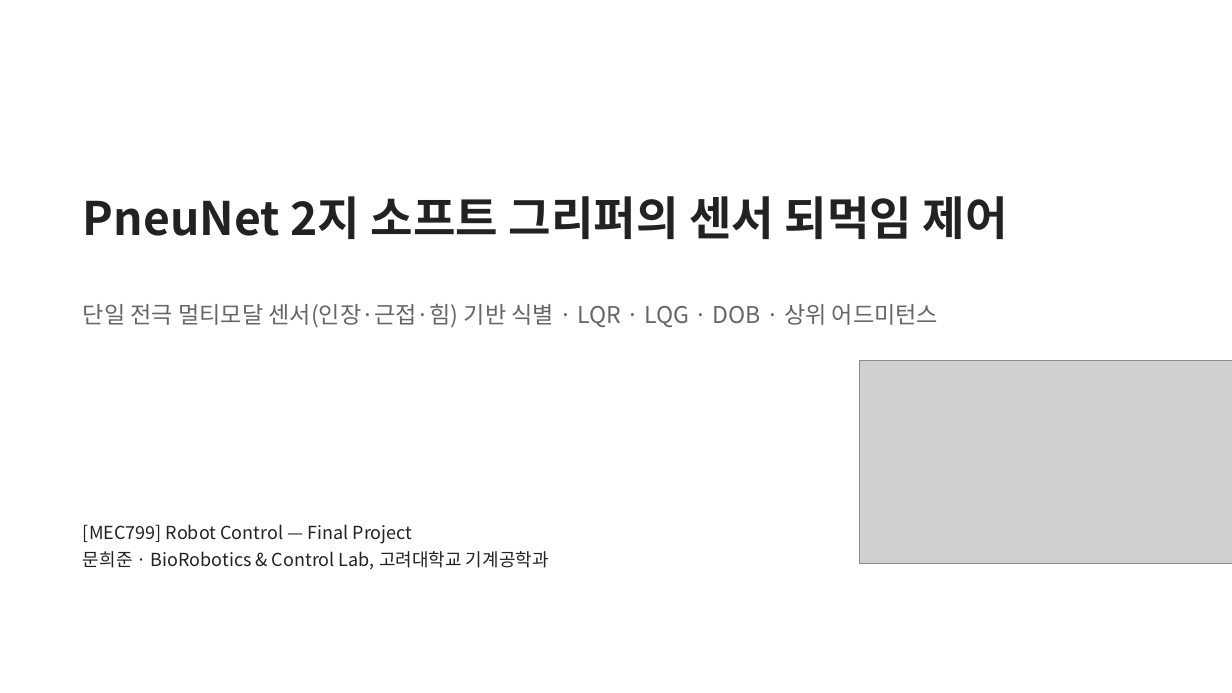
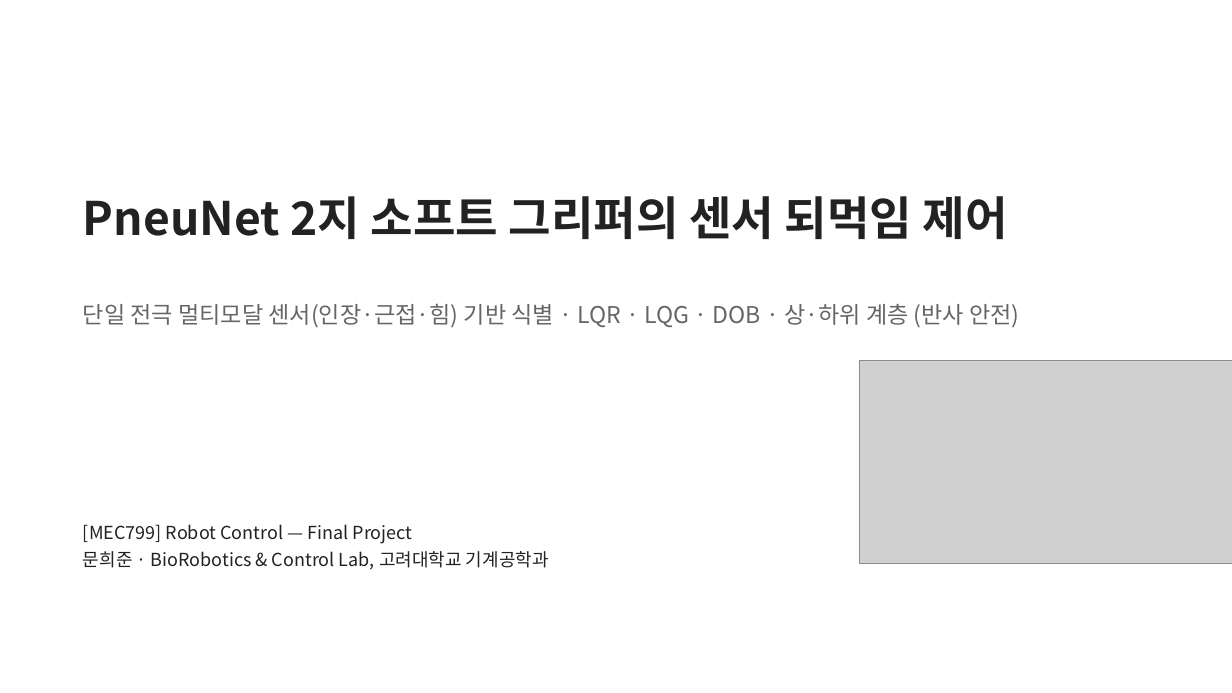
Before and after one commit to HeejunMoon53/MultimodalSensor, a slide deck: slide 1 of Hardware/로봇제어프로젝트/MEC799_Project_PneuNet.pptx. Drawn at 1232x693 pixels with LibreOffice and Linux fonts; fonts in the diff are those of the drawing; grey boxes stand for pictures. Boxes give left, top, right and bottom in pixels: in the first picture for what was removed or moved away, otherwise in the second. Text is boxed around its words. In the diff, an @@ line names an element or a change of style, - is before the commit and + after.

```diff
--- a/Hardware/로봇제어프로젝트/MEC799_Project_PneuNet.pptx
+++ b/Hardware/로봇제어프로젝트/MEC799_Project_PneuNet.pptx
@@ text at <box>83,303,1019,328</box>: text changed @@
-단일 전극 멀티모달 센서(인장·근접·힘) 기반 식별 · LQR · LQG · DOB · 상위 어드미턴스
+단일 전극 멀티모달 센서(인장·근접·힘) 기반 식별 · LQR · LQG · DOB · 상·하위 계층 (반사 안전)
```
Also in this commit, not shown: 2 other slides changed, 4 slides added, 31 other files.
